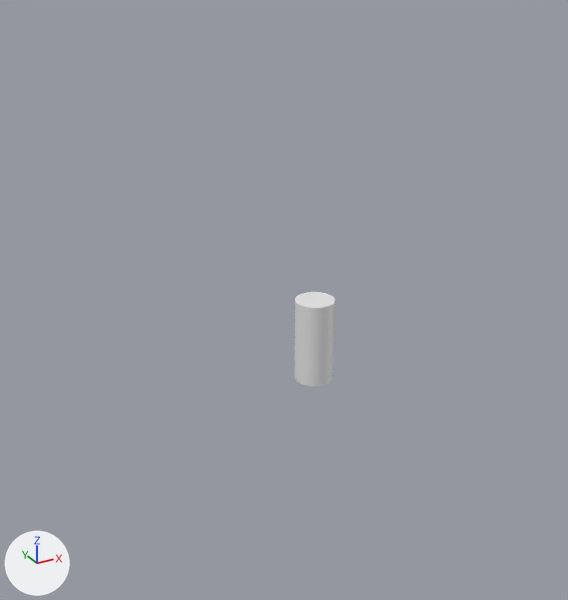
Two versions of the Blender file 3_Blend_Files/Environment.blend, one commit apart.
The view is the same before and after, from a camera (50 mm lens) standing at (-8.88, -14.99, 8.27) and looking at (-1.41, -1.42, 1.48). The axes (+X, +Y, +Z) are drawn at lower left. The lights are the same throughout. The first picture is the older version.

Script lines for the objects in view, before the commit:
```python
me_cylinder = bpy.data.meshes.new('Cylinder')
me_cylinder.from_pydata(...)  # a 32-sided cylinder along z spanning x -1.0..1.0, y -1.0..1.0, z -0.01..1.99
ob_player = bpy.data.objects.new('Player', me_cylinder)
ob_player.location = (-1.2, -2.35, 0.01)
ob_player.scale = (0.412, 0.412, 0.9)
```
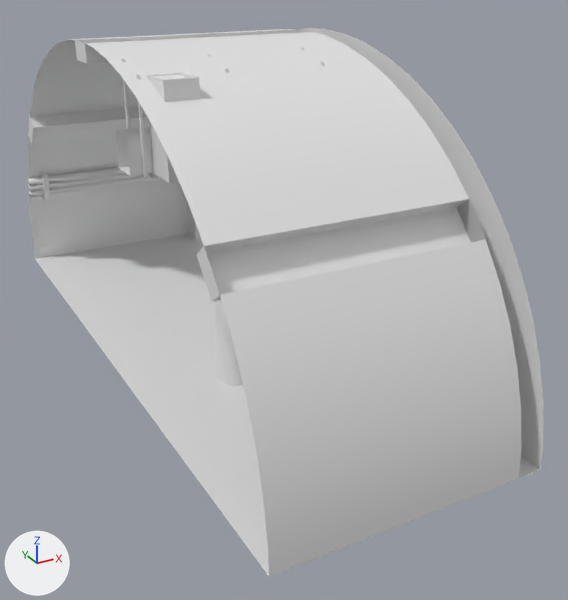
What differs and where, as boxes [x1, y1, x2, y2] in the pictures (568 x 600 px):
'Bunker_Detailed_Module', added: after [28, 28, 544, 577]
'Player', moved: before [294, 292, 335, 386]; after [215, 300, 243, 386]
'Pipes_bunker_mod.001', added: after [28, 168, 162, 197]
'Pipe_Holder.001', added: after [41, 172, 50, 200]

Edits to the bpy script that builds the scene:
```text
Add me_cylinder_014:
    me_cylinder_014.from_pydata(...)  # 374 vertices, 251 faces; spans x -19.5..-0.4, y -19.5..19.5, z -40.2..3.2
    me_cylinder_014.polygons.foreach_set('use_smooth', [True] * 251)
Add me_cylinder_018:
    me_cylinder_018.from_pydata(...)  # 36 vertices, 24 faces; spans x -0.09..0.25, y -0.45..0.1, z -3.63..1.5
    me_cylinder_018.polygons.foreach_set('use_smooth', [True] * 24)
Add me_cube_015:
    me_cube_015.from_pydata(...)  # 36 vertices, 28 faces; spans x -0.313..-0.163, y 0.12..0.705, z -0.634..0.175
Change ob_player:
    ob_player.location: (-1.2, -2.35, 0.01) -> (-2.73, -1.8, 0.16)
Add ob_bunker_detailed_module:
    ob_bunker_detailed_module = bpy.data.objects.new('Bunker_Detailed_Module', me_cylinder_014)
    ob_bunker_detailed_module.location = (0.0, 0.0, 0.0)
    ob_bunker_detailed_module.rotation_euler = (0.0, 1.571, 0.0)  # degrees (0, 90, 0)
    ob_bunker_detailed_module.scale = (0.349, 0.373, 0.121)
    _m = ob_bunker_detailed_module.modifiers.new('Array', 'ARRAY')
    _m.count = 1
    _m.relative_offset_displace = (0.0, 0.0, 0.997)
Add ob_pipes_bunker_mod_001:
    ob_pipes_bunker_mod_001 = bpy.data.objects.new('Pipes_bunker_mod.001', me_cylinder_018)
    ob_pipes_bunker_mod_001.location = (-1.16, 6.6, 2.62)
    ob_pipes_bunker_mod_001.rotation_euler = (1.571, 0.0, 1.571)  # degrees (90, 0, 90)
    ob_pipes_bunker_mod_001.scale = (1.0, 1.0, 1.03)
Add ob_pipe_holder_001:
    ob_pipe_holder_001 = bpy.data.objects.new('Pipe_Holder.001', me_cube_015)
    ob_pipe_holder_001.location = (-4.23, 6.23, 2.68)
```
